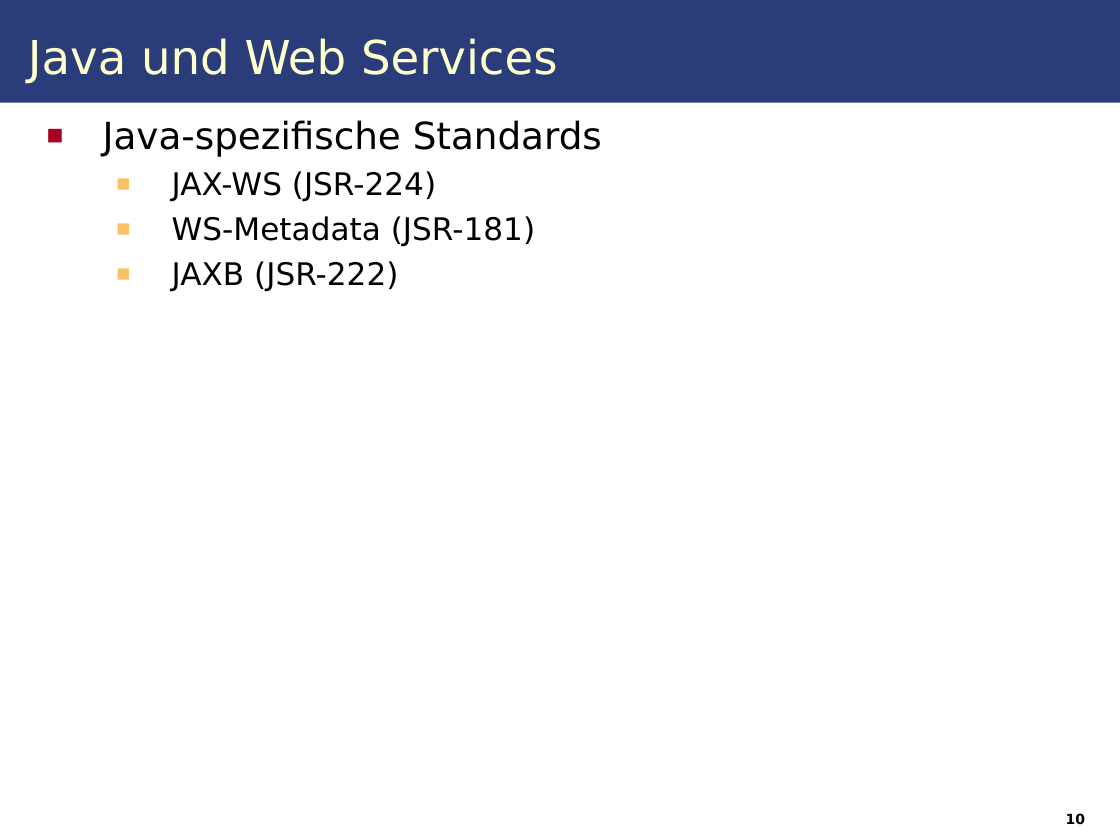
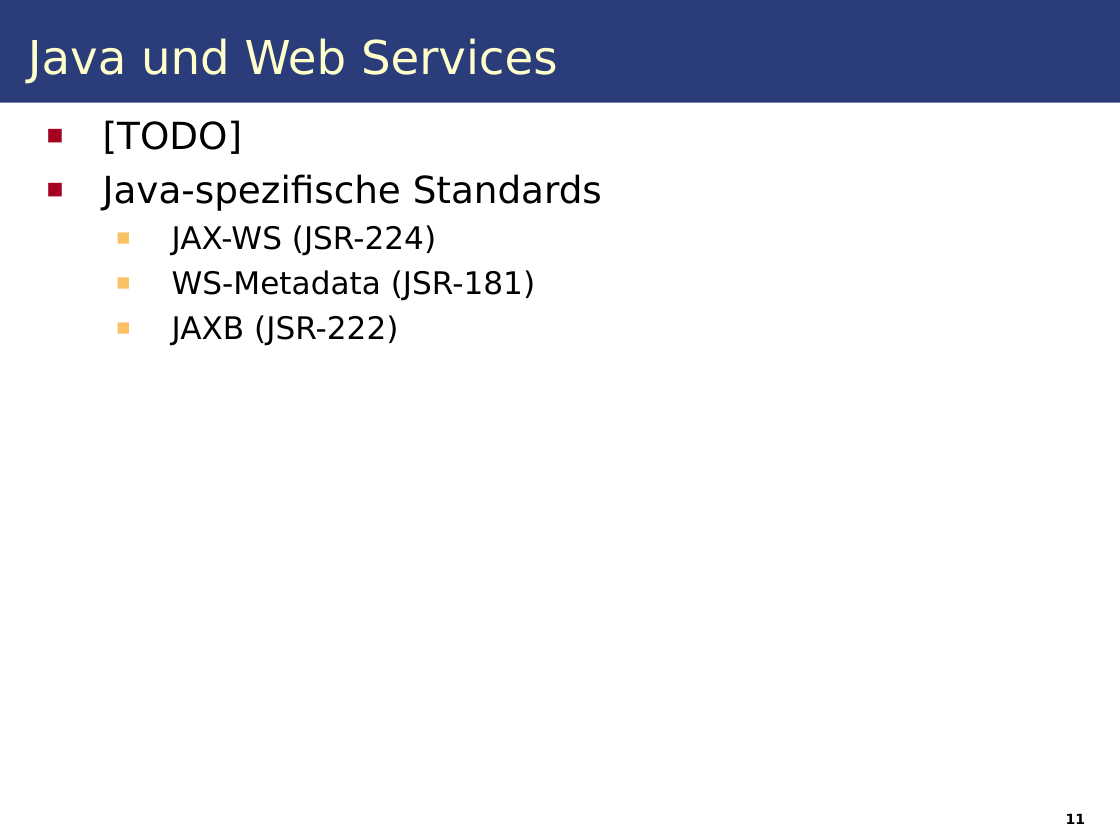
Before and after one commit to IAAS/decidr, a slide deck: slide 11 of seminars/rr/presentation/Web_Services.odp (slide 10 before the commit). Drawn at 1120x840 pixels with LibreOffice and Linux fonts; fonts in the diff are those of the drawing. Boxes give left, top, right and bottom in pixels: in the first picture for what was removed or moved away, otherwise in the second. Text is boxed around its words. In the diff, an @@ line names an element or a change of style, - is before the commit and + after.

```diff
--- a/seminars/rr/presentation/Web_Services.odp
+++ b/seminars/rr/presentation/Web_Services.odp
@@ text at <box>103,120,242,154</box>: paragraph added @@
+■ [TODO]
@@ page number at <box>1066,813,1085,824</box>: text changed @@
-10
+11
```
Also in this commit, not shown: 4 other slides changed, 7 slides added, 6 slides removed, 1 other file.
